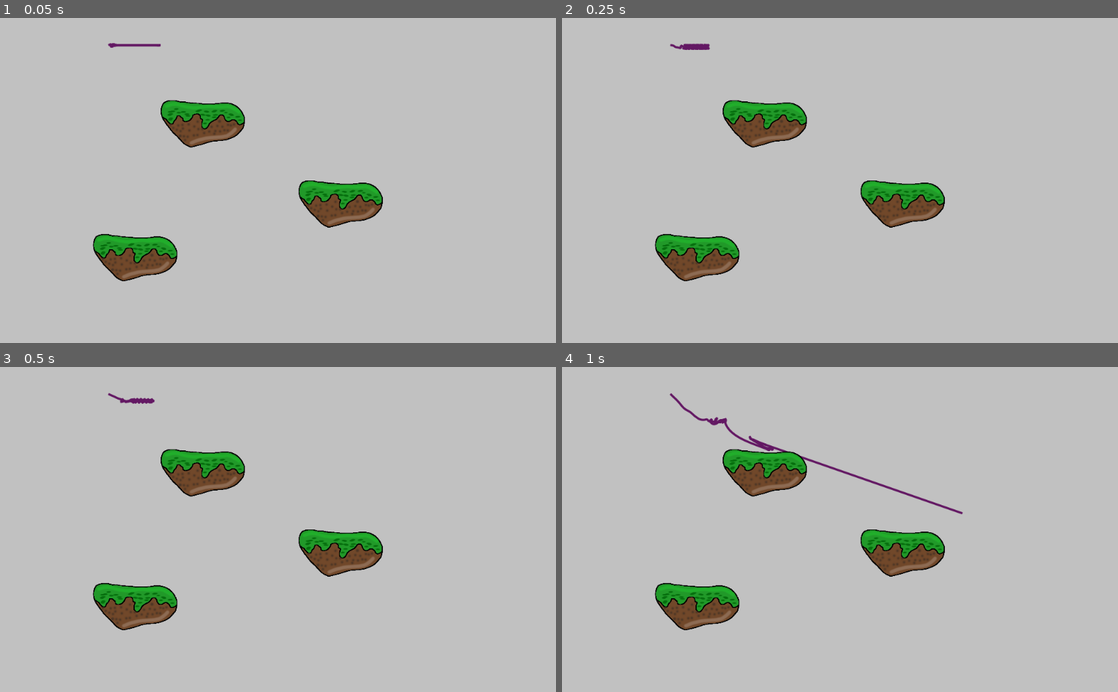
Above: before the commit, frames 1-4 (two rows, left to right).
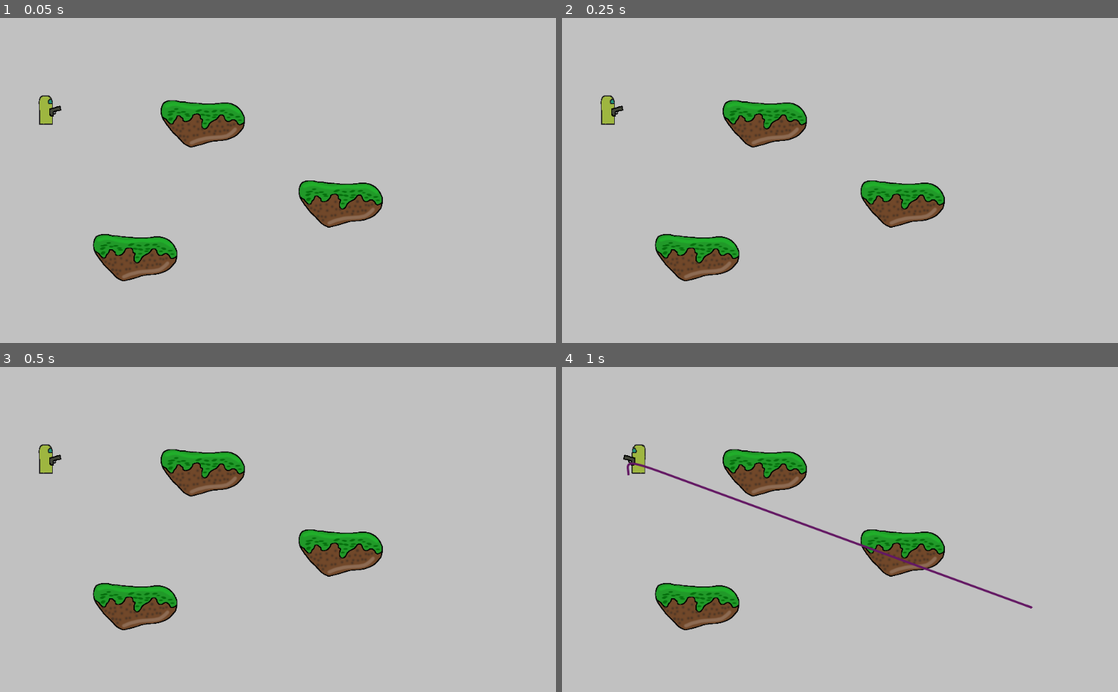
Above: after the commit, the same moments.

Repository: ivanchi88/simple-rope-godot
Game: Godot game, scene res://Scenes/World.tscn
Same seed, same stepped clock (60 frames per second), same inputs: the game is played once before the commit and once after it. The engine's default icon, where the game draws it, is replaced by a stand-in: a white triangle on a blue panel in a dark square.
Inputs (mouse positions are in pixels of both pictures, inside the frame that each line leads up to):
- Up to frame 1 (0.05 s): no input
- Up to frame 2 (0.25 s): no input
- Up to frame 3 (0.5 s): no input
- Up to frame 4 (1 s): move the mouse to (962, 513) at 0.52 s; hold D from 0.53 s (still down); hold Space from 0.53 s (still down); click (962, 513) at 0.67 s

The runs differ from the first frame. In frame 1, 0.4% of the frame differs, in the area x 6-29%, y 7-33%; in frame 2, 0.4%; in frame 3, 0.4%; in frame 4, 1.4%, in the area x 11-85%, y 8-75%.

Commit message:
not working yet

Diff:
--- /dev/null
+++ b/Scenes/Hook.tscn
@@ -0,0 +1,3 @@
+[gd_scene format=2]
+
+[node name="Sprite" type="Sprite"]
--- /dev/null
+++ b/Scenes/Player.tscn
@@ -0,0 +1,21 @@
+[gd_scene load_steps=4 format=2]
+
+[ext_resource path="res://Media/Player.png" type="Texture" id=1]
+[ext_resource path="res://Scripts/Player.gd" type="Script" id=2]
+
+[sub_resource type="CapsuleShape2D" id=1]
+radius = 77.1577
+height = 117.487
+
+[node name="KinematicBody2D" type="KinematicBody2D"]
+collision_layer = 0
+collision_mask = 0
+script = ExtResource( 2 )
+
+[node name="sprite" type="Sprite" parent="."]
+position = Vector2( 15.119, -13.8591 )
+texture = ExtResource( 1 )
+
+[node name="CollisionShape2D" type="CollisionShape2D" parent="."]
+shape = SubResource( 1 )
+disabled = true
--- a/Scenes/World.tscn
+++ b/Scenes/World.tscn
@@ -1,13 +1,11 @@
 [gd_scene load_steps=4 format=2]
 
-[ext_resource path="res://Scenes/Rope.tscn" type="PackedScene" id=1]
 [ext_resource path="res://Scenes/RockScene.tscn" type="PackedScene" id=2]
 [ext_resource path="res://Scripts/World.gd" type="Script" id=3]
+[ext_resource path="res://Scenes/Player.tscn" type="PackedScene" id=4]
 
 [node name="World" type="Node2D"]
 script = ExtResource( 3 )
-
-[node name="Rope" parent="." instance=ExtResource( 1 )]
 
 [node name="StaticBody2D" parent="." instance=ExtResource( 2 )]
 position = Vector2( 380, 188 )
@@ -20,3 +18,7 @@
 [node name="StaticBody2D3" parent="." instance=ExtResource( 2 )]
 position = Vector2( 255.547, 435.224 )
 scale = Vector2( 0.312437, 0.312437 )
+
+[node name="KinematicBody2D" parent="." instance=ExtResource( 4 )]
+position = Vector2( 84.6745, 170.42 )
+scale = Vector2( 0.207884, 0.207884 )
--- /dev/null
+++ b/Scripts/Player.gd
@@ -0,0 +1,41 @@
+extends KinematicBody2D
+
+var speed = Vector2(0, 0)
+var rope = preload("res://Scenes/Rope.tscn")
+var hasRope = false
+var ropee = null
+
+# Called when the node enters the scene tree for the first time.
+func _ready():
+	pass # Replace with function body.
+
+func _process(delta):
+	speed = move_and_slide(speed * 1000)
+	speed = Vector2.ZERO
+
+
+
+func _input(event):
+	if(Input.is_key_pressed(KEY_A)):
+		speed.x = -1
+	if(Input.is_key_pressed(KEY_D)):
+		speed.x = 1
+		$sprite.flip_h = true
+	if(Input.is_key_pressed(KEY_W)):
+		speed.y = -1
+	if (Input.is_key_pressed(KEY_S)):
+		speed.y = 1
+
+	speed = speed.normalized()
+
+	if (Input.is_key_pressed(KEY_SPACE)):
+		var mouse = get_viewport().get_mouse_position()
+		var ropeDir = (mouse - global_position).normalized()
+		var ropeInstance = ropee
+		if(ropeInstance == null):
+			ropeInstance = rope.instance()
+			ropee = ropeInstance
+
+		ropeInstance.speed = ropeDir.normalized() * 10
+		ropeInstance.position = global_position
+		get_parent().add_child(ropeInstance)
--- a/Scripts/Rope.gd
+++ b/Scripts/Rope.gd
@@ -1,4 +1,6 @@
 extends Node2D
+
+var hook = preload("res://Scenes/Hook.tscn")
 
 var ropeLength = 100
 var  particlesPosition:  PoolVector2Array = PoolVector2Array()
@@ -10,14 +12,17 @@
 var gravity = Vector2(0, 98)
 
 const numOfIterations = 8
-const maxDistanceBetweenPoints = 5
+const maxDistanceBetweenPoints = 1
 
-const initialPosition = Vector2(200, 50)
+const initialPosition = Vector2(0, 0)
 
 var firstPosition = initialPosition
-var secondPosition = null
 
 var colitions : StaticBody2D = null
+
+var speed: Vector2 = Vector2.ZERO
+var nextExpectedParabolicPosition = Vector2.ZERO
+var time = 0
 
 # Called when the node enters the scene tree for the first time.
 func _ready():
@@ -28,8 +33,8 @@
 	accumulatedForces.resize(ropeLength)
 
 	for i in range(ropeLength):
-		particlesPosition[i] = Vector2(initialPosition.x + i + 2, initialPosition.y)
-		oldParticlesPosition[i] = Vector2(initialPosition.x + i + 2, initialPosition.y)
+		particlesPosition[i] = Vector2(initialPosition)
+		oldParticlesPosition[i] = Vector2(initialPosition)
 		accumulatedForces[i] = gravity
 		if(i < ropeLength - 1):
 			var particleShape = SegmentShape2D.new()
@@ -40,6 +45,7 @@
 			segmentShapes.append(particleShape)
 			colitions.add_child(shape)
 func _physics_process(delta):
+	calculateParabolicMovement(delta)
 	accumulateForces()
 	verlet(delta)
 	satisfyConstraints()
@@ -53,7 +59,7 @@
 		var position = particlesPosition[i]
 		var oldPosition = oldParticlesPosition[i]
 
-		var acceleration = accumulatedForces[i]
+		var acceleration = Vector2.ZERO
 		var newPosition = position + (position - oldPosition + acceleration * delta * delta)
 
 		particlesPosition[i] = newPosition
@@ -94,9 +100,10 @@
 		particlesPosition[0] = firstPosition
 		segmentShapes[0].a = firstPosition
 
-		if(secondPosition != null) :
-			particlesPosition[-1] = secondPosition
-			segmentShapes[-2].b = secondPosition
+		if (abs(particlesPosition[-1].distance_to(particlesPosition[-2])) < maxDistanceBetweenPoints):
+			particlesPosition[-1] = nextExpectedParabolicPosition
+			segmentShapes[-2].b = nextExpectedParabolicPosition
+		pass
 
 
 func _draw():
@@ -114,12 +121,16 @@
 func _input(event):
 	# Mouse in viewport coordinates.
 	if event is InputEventMouseButton && event.is_pressed():
-		if(secondPosition == null) :
-			secondPosition = event.position
-		else:
 			firstPosition = event.position
-			secondPosition = null
 
+func calculateParabolicMovement (delta):
+	time += delta
+	var x = speed.x * time
+	var y = (speed.y * time) + (gravity.y * time * time)/2
+
+	speed.y = gravity.y * time
+
+	nextExpectedParabolicPosition = Vector2(x, y)
 
 # Called every frame. 'delta' is the elapsed time since the previous frame.
 #func _process(delta):
Binary file added: Media/Player.png
Not shown, added: Media/Player.png.import
Binary file added: Media/hook.png
Not shown, added: Media/hook.png.import
Not shown, added: Media/Player.xcf
Not shown, added: Media/hook.xcf
